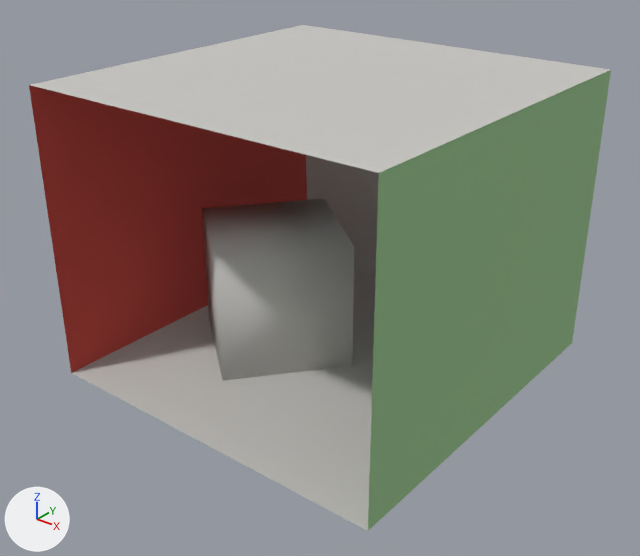
The OBJ model models/cornellbox.obj, before and after one commit.
Before and after are seen from a camera (50 mm lens) standing at (1.701, -2.167, 1.66) and looking at (0.016, -0.061, 0.354). Every picture has the same lights, and +X, +Y and +Z are marked at lower left. Where no turn or scale is listed for an object, it has been applied to the vertices.

Objects in the first picture: 'backWall', 'ceiling', 'floor', 'leftWall', 'rightWall', 'shortBox'.
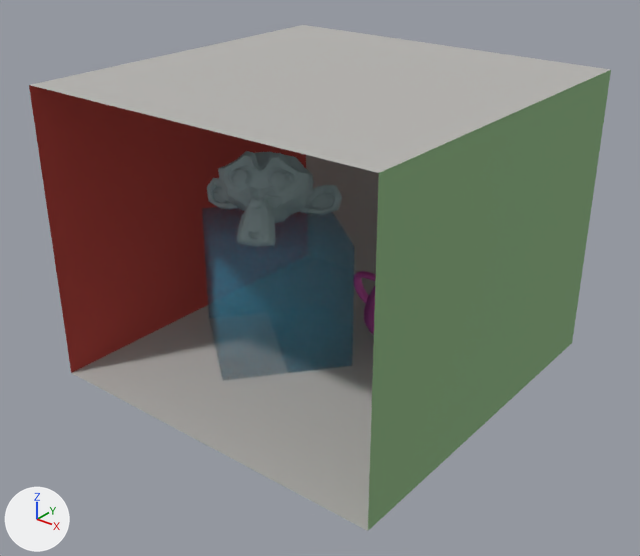
Changed parts and their boxes [x1, y1, x2, y2] in the pictures (640 x 556 px):
'rightWall', recoloured: [368, 70, 611, 530] in both
'ceiling', recoloured: [31, 25, 610, 173] in both
'leftWall', recoloured: [29, 85, 307, 373] in both
'floor', recoloured: [72, 270, 376, 531] in both
'shortBox', recoloured, surface changed: [202, 199, 354, 381] in both
'Suzanne', added: after [207, 151, 342, 247]
'teapot.005', added: after [354, 271, 376, 335]

The change, as a diff of the scene's bpy script:
```diff
--- a/models/cornellbox.obj.py
+++ b/models/cornellbox.obj.py
@@ mat_ceiling @@
 mat_ceiling = principled_material('ceiling')
-mat_ceiling.base_color = (0.58, 0.568, 0.544)  # light grey #c8c7c3
+mat_ceiling.base_color = (0.464, 0.454, 0.435)  # grey #b5b4b0
 mat_ceiling.roughness = 0.911
@@ mat_floor @@
 mat_floor = principled_material('floor')
-mat_floor.base_color = (0.58, 0.568, 0.544)  # light grey #c8c7c3
+mat_floor.base_color = (0.464, 0.454, 0.435)  # grey #b5b4b0
 mat_floor.roughness = 0.723
@@ mat_leftwall @@
 mat_leftwall = principled_material('leftWall')
-mat_leftwall.base_color = (0.504, 0.052, 0.04)  # red #bc4038
+mat_leftwall.base_color = (0.403, 0.0416, 0.032)  # red #aa3932
 mat_leftwall.roughness = 0.911
@@ mat_rightwall @@
 mat_rightwall = principled_material('rightWall')
-mat_rightwall.base_color = (0.298, 0.518, 0.251)  # green #94bf89
+mat_rightwall.base_color = (0.238, 0.415, 0.201)  # green #86ac7c
 mat_rightwall.roughness = 0.911
@@ mat_shortbox @@
 mat_shortbox = principled_material('shortBox')
-mat_shortbox.base_color = (0.58, 0.568, 0.544)  # light grey #c8c7c3
+mat_shortbox.base_color = (0.0261, 0.294, 0.464)  # cyan #2d94b5
 mat_shortbox.roughness = 0.911
+mat_shortbox.alpha = 0.389
@@ mat_sphere @@
 mat_sphere.base_color = (0.389, 0.505, 0.53)  # light grey #a8bcc0
-mat_sphere.roughness = 0.829
+mat_sphere.roughness = 0.834
@@ mat_teapot @@
+mat_teapot = principled_material('teapot')
+mat_teapot.base_color = (0.64, 0.0973, 0.429)  # pink #d158af
+mat_teapot.roughness = 0.69
@@ me_teapot_005 @@
+me_teapot_005.from_pydata(...)  # 1232 vertices, 2464 faces; spans x -0.131..0.444, y 0.158..0.516, z 0.0..0.282
+me_teapot_005.polygons.foreach_set('use_smooth', [True] * 2464)
+me_teapot_005.materials.append(mat_teapot)  # pink #d158af
@@ me_suzanne @@
+me_suzanne.from_pydata(...)  # 505 vertices, 500 faces; spans x -0.503..-0.067, y -0.223..0.183, z 0.464..0.75
+me_suzanne.materials.append(mat_sphere)  # light grey #a7bcc1
@@ ob_teapot_005 @@
+ob_teapot_005 = bpy.data.objects.new('teapot.005', me_teapot_005)
+ob_teapot_005.location = (0.0, 0.0, 0.0)
@@ ob_suzanne @@
+ob_suzanne = bpy.data.objects.new('Suzanne', me_suzanne)
+ob_suzanne.location = (0.0, 0.0, 0.0)
```
